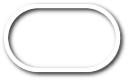
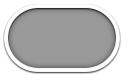
Layers edited between the first and the second (128, 80) image:
added layer "Ellipse 1" above "Shadow cheat" over bbox(8, 8, 116, 68)
hid "Shadow cheat" over bbox(1, 1, 127, 79)
